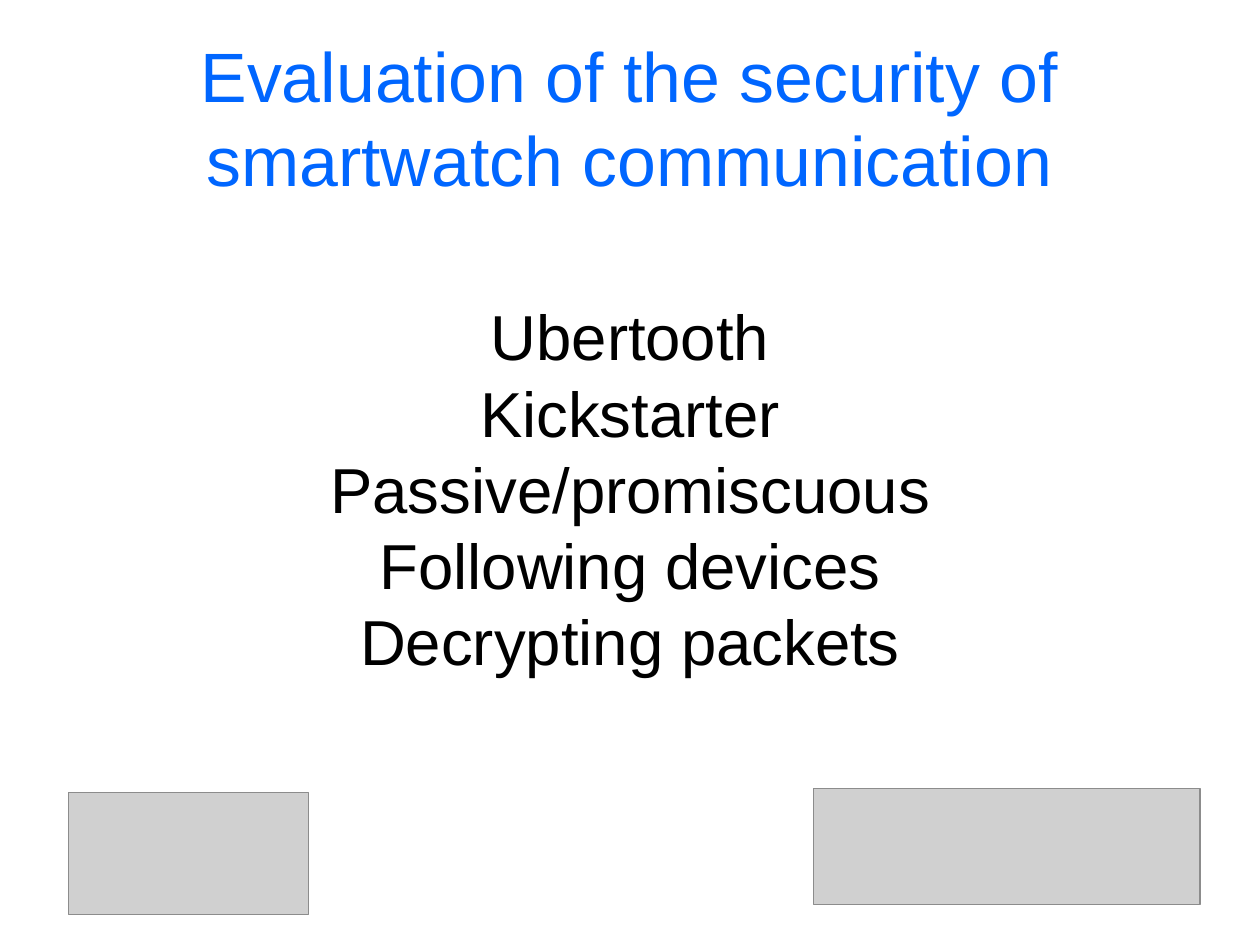
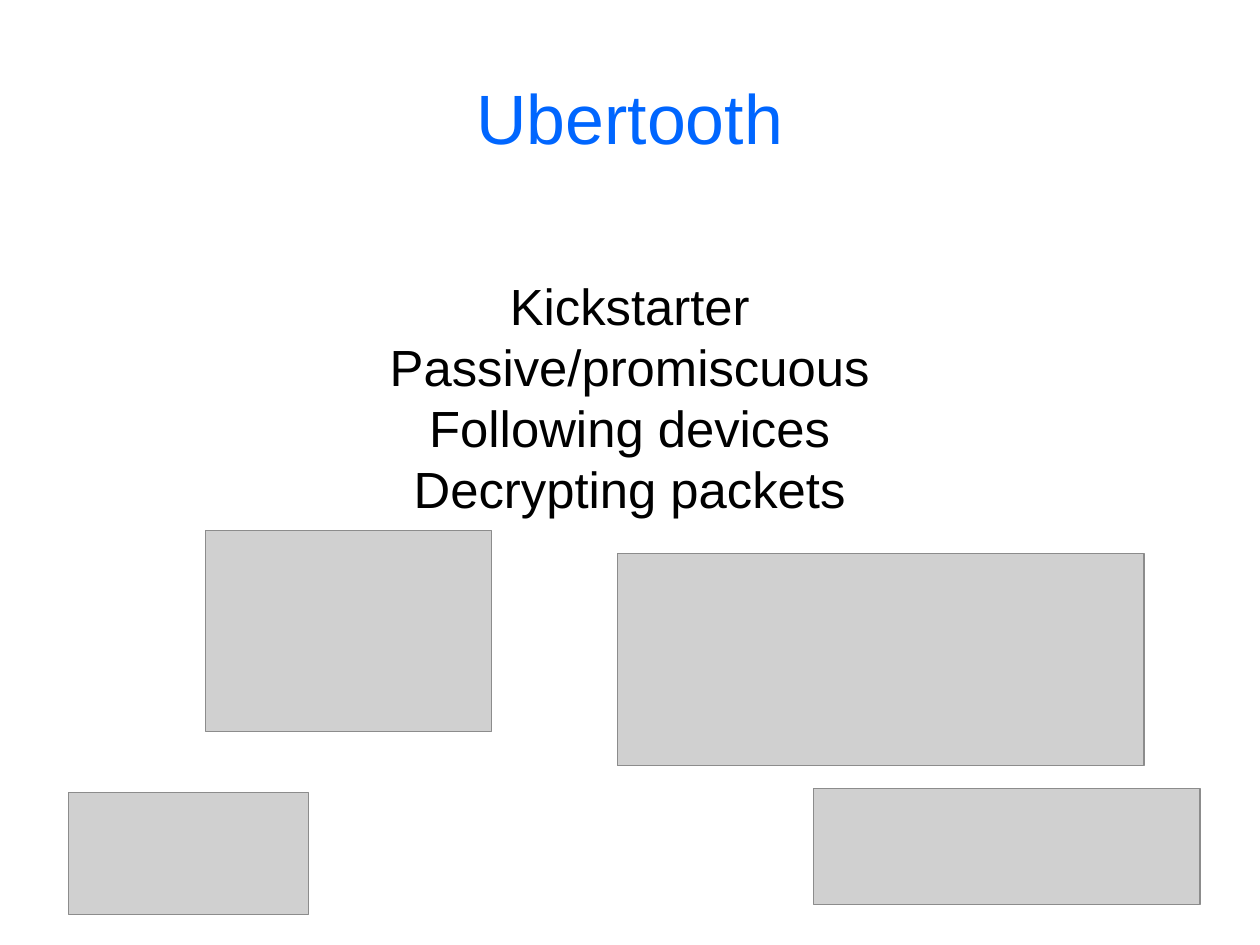
Before and after one commit to cheeseit/smartwatchers_report, a slide deck: slide 6 of presentation.odp. Drawn at 1260x945 pixels with LibreOffice and Linux fonts; fonts in the diff are those of the drawing; grey boxes stand for pictures. Boxes give left, top, right and bottom in pixels: in the first picture for what was removed or moved away, otherwise in the second. Text is boxed around its words. In the diff, an @@ line names an element or a change of style, - is before the commit and + after.

```diff
--- a/presentation.odp
+++ b/presentation.odp
@@ title at (476, 93, 783, 145): text changed @@
-Evaluation of the security of smartwatch communication
+Ubertooth
@@ subtitle "Kickstarter" at (390, 288, 870, 518): size 40 to 32 pt @@
@@ subtitle at (491, 314, 770, 361): paragraph removed @@
-Ubertooth
@@ picture added at (206, 531, 492, 732) @@
@@ picture added at (617, 553, 1145, 766) @@
```
Also in this commit, not shown: 9 other slides changed, 3 slides added, 2 slides removed, 1 other file.
